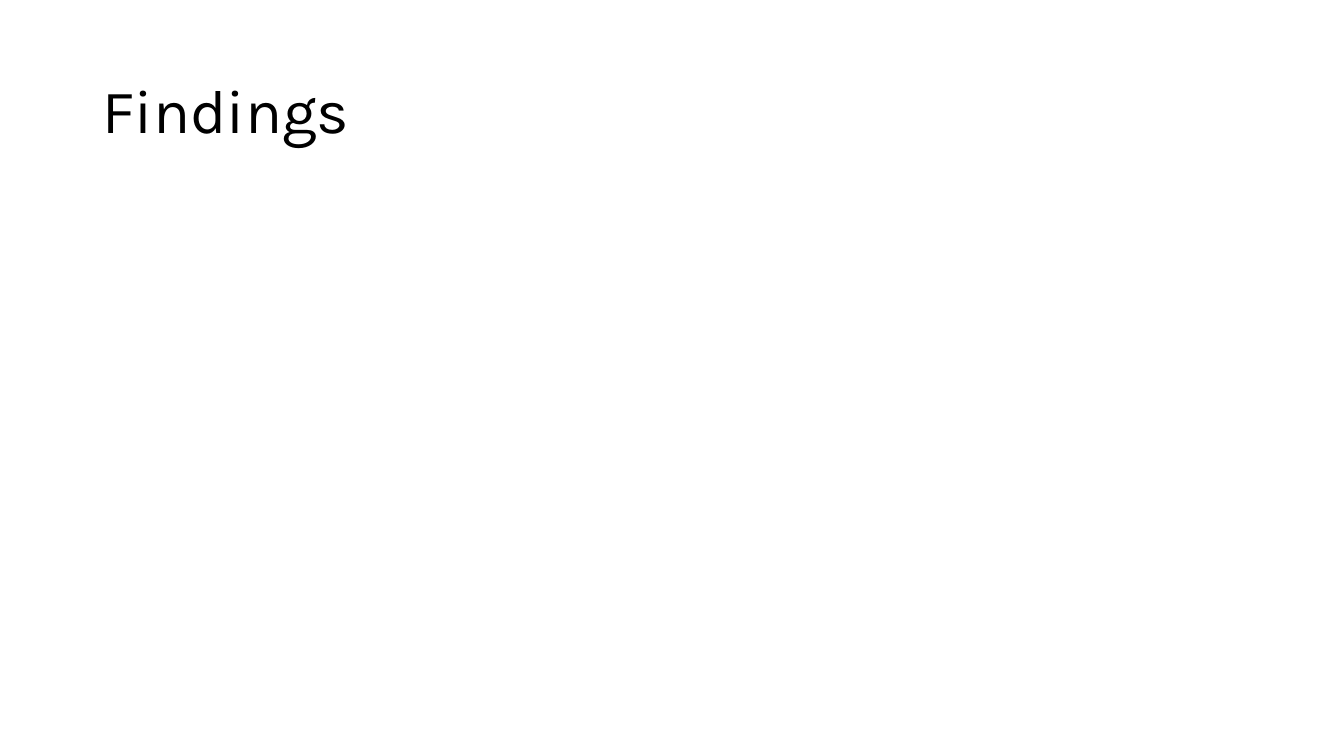
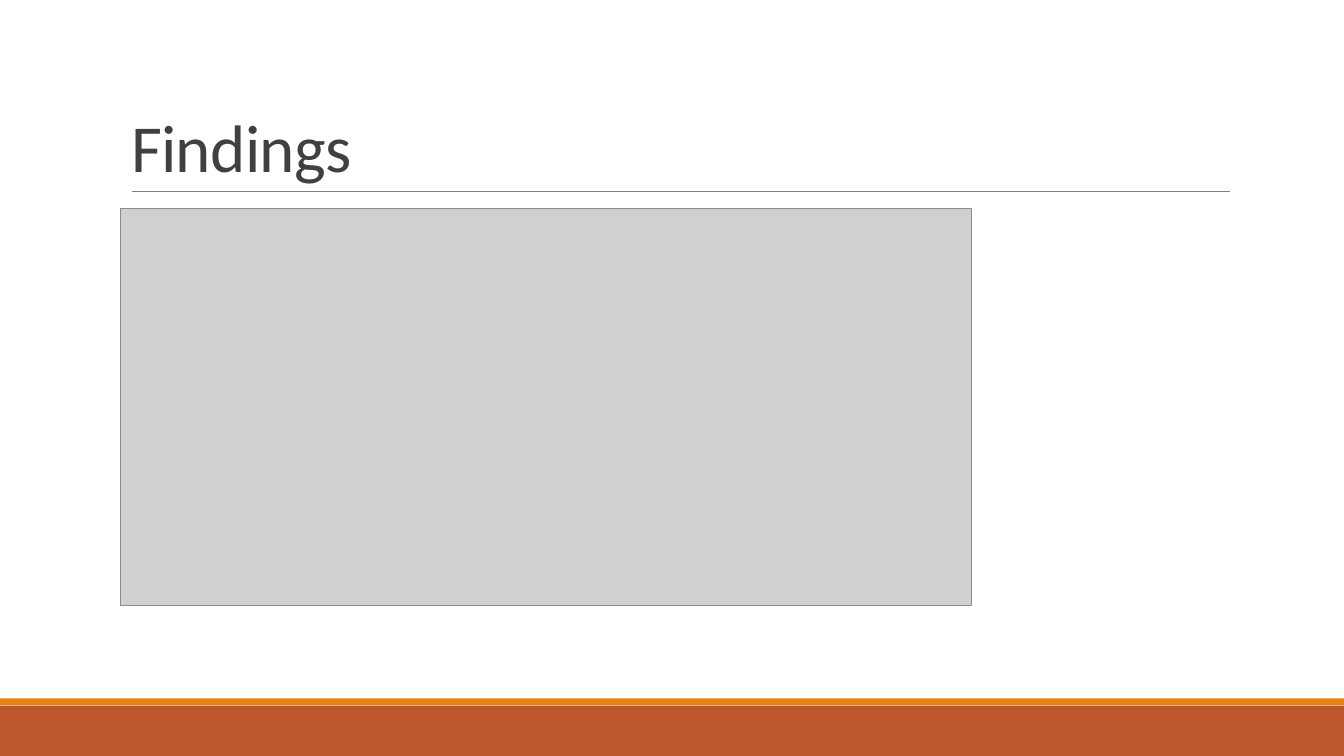
Before and after one commit to hlamp13/hlamp13.github.io, a slide deck: slide 9 of projects/MLB26/Econometrics Final.pptx (slide 5 before the commit). Drawn at 1344x756 pixels with LibreOffice and Linux fonts; fonts in the diff are those of the drawing; grey boxes stand for pictures. Boxes give left, top, right and bottom in pixels: in the first picture for what was removed or moved away, otherwise in the second. Text is boxed around its words. In the diff, an @@ line names an element or a change of style, - is before the commit and + after.

Commit message:
completed presentation

```diff
--- a/projects/MLB26/Econometrics Final.pptx
+++ b/projects/MLB26/Econometrics Final.pptx
@@ title "Findings": place and size @@
-title "Findings" at <box>102,90,349,148</box>
+title "Findings" at <box>131,125,352,184</box>
@@ title "Findings" at <box>131,125,352,184</box>: size 44 to 48 pt, font Karla to Calibri, text colour #000000 to #404040, letter spacing 0 to -0.5 pt; line spacing 0.9 to 0.85; vertical alignment middle to bottom @@
@@ picture added at <box>121,209,972,606</box> @@
@@ line added from (132, 192) to (1231, 192), #808080 0.5 pt @@
@@ rectangle added at <box>0,706,1344,756</box>, fill #BD582C @@
@@ rectangle added at <box>0,699,1344,706</box>, fill #E48312 @@
```
Also in this commit, not shown: 9 slides added, 5 slides removed, 9 other files.
